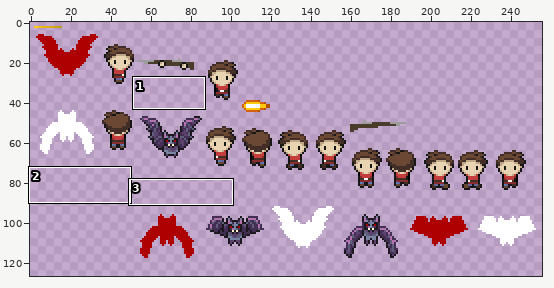
Sprite sheet -- assets/pls_survivor.png. Above, an overview of the earlier version with the close-up marked.
Close-up. Before the edit:
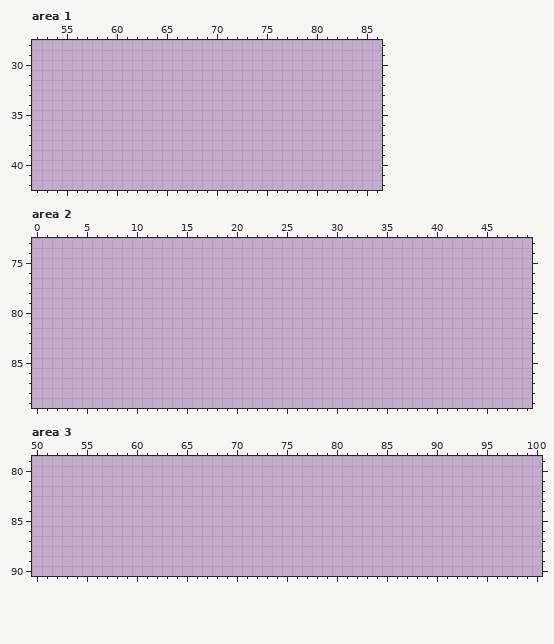
The file is 256x128 pixels. Pixels under 10% opacity are left out. Colours within 5 levels of each other are drawn and written as one. Shown: area 1: x 52..86, y 28..42; area 2: x 0..49, y 73..89; area 3: x 50..100, y 79..90. The old version is drawn lined up with the new one. The wide view leaves out empty margins. The commit also changed other parts of the picture, which this record leaves out.
New version:
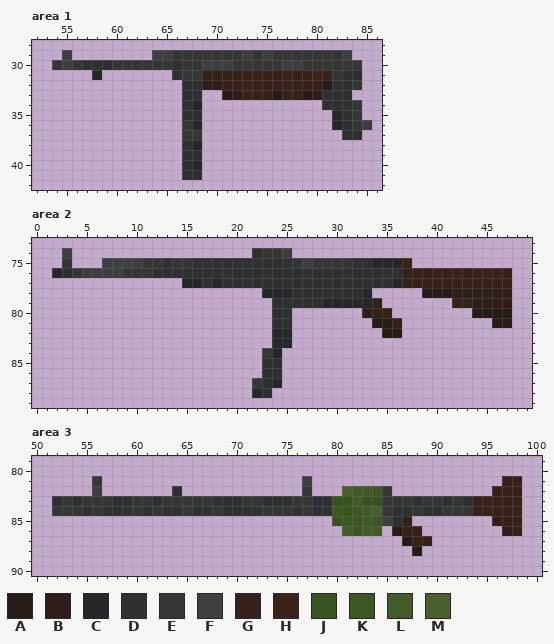
Palette (. is transparent): A #261b17  B #2e1d18  C #26272b  D #2e3032  E #353737  F #3d3f40  G #36211b  H #3d221a  J #365320  K #3d5724  L #435b29  M #495f2d
Edits made:
drawings rearranged on the sheet (the old picture shows each at its new place)
Changed rows in their new state; - is an unchanged pixel.
Area 1:
first column x 54:
29 -F--------FFEEEEEEEFEFEEEEEEEF--
30 EFEDDDEEEEEEDEEFFFEEEEEFFEEEEEE-
31 ----C-------DEEGGGGGHGGHGGHGEDD-
32 -------------DDBBGGGGGGGGGGADDE-
33 -------------DD--ABGGGAGGABDDD--
34 -------------DC------------DDDE-
35 -------------DD-------------CDE-
36 -------------EC-------------CDEF
37 -------------EE--------------DD-
38 -------------DC-----------------
39 -------------DD-----------------
40 -------------DC-----------------
41 -------------DD-----------------
Area 2:
first column x 2:
74 -F------------------DEEF----------------------
75 -E---FFFFEEDEEDDDDDDDDDDEFEEEEDDCCCH----------
76 CDEFFFFEEEDDDDDDDDDDDDDDDDDDDDDDDDDGGGHGHGHHHG
77 -------------CCDCDDDDDDDDDDDDDDDDDCGGGGGGGGGGG
78 ---------------------CCCDDDDDDDC-----AAABBBBBB
79 ----------------------DDDDDCCCCCG-------GGBBBB
80 ----------------------DD-------BGG--------AAAA
81 ----------------------DD--------AAG---------AA
82 ----------------------CC---------AA-----------
83 ----------------------CC----------------------
84 ---------------------EC-----------------------
85 ---------------------DD-----------------------
86 ---------------------DD-----------------------
87 --------------------EDC-----------------------
88 --------------------CD------------------------
Area 3:
first column x 52:
81 ----E--------------------F-------------------GG
82 ----F-------D------------E---MLLKE----------GGG
83 DEDEEEDDEEDEEEEEDDDEEDDDEEDDJJLJJEEEDEEDEDGGGGG
84 EEEDEDDDEDEDDEDDEDDDDEEEDEDDKJKLMEDDEDDEEEGGGGG
85 ----------------------------JKKLKFDG--------BGG
86 -----------------------------LKLL-AGG--------BG
87 -----------------------------------AGG---------
88 ------------------------------------A----------
